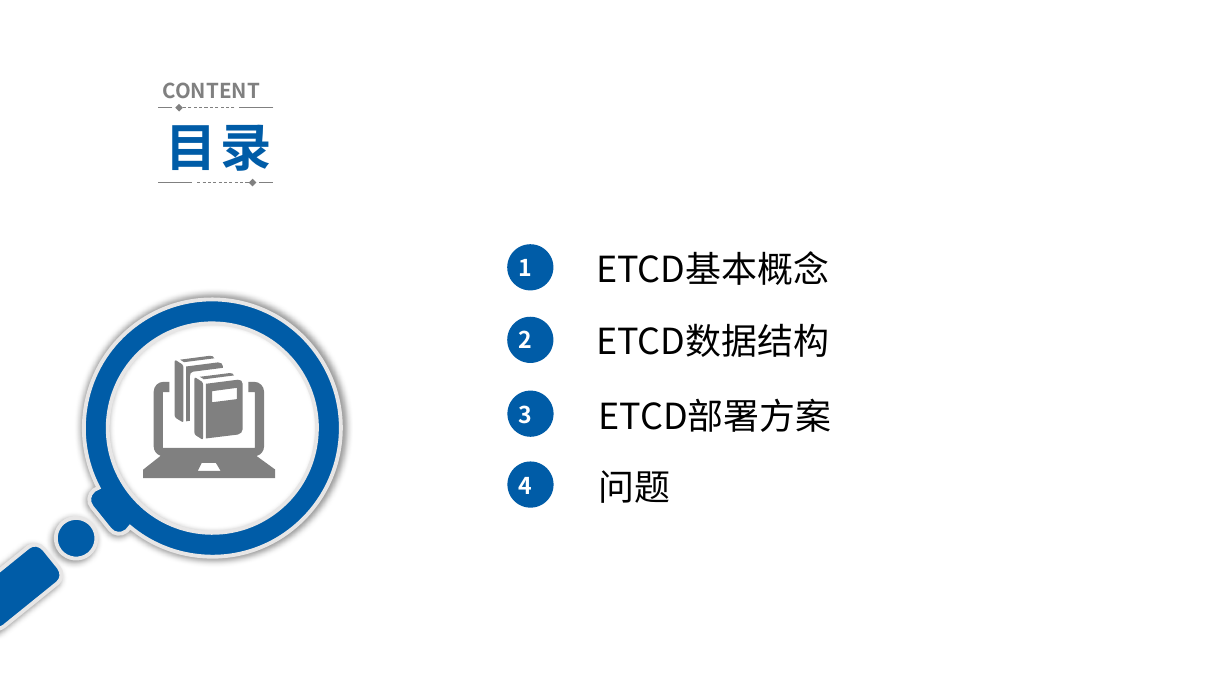
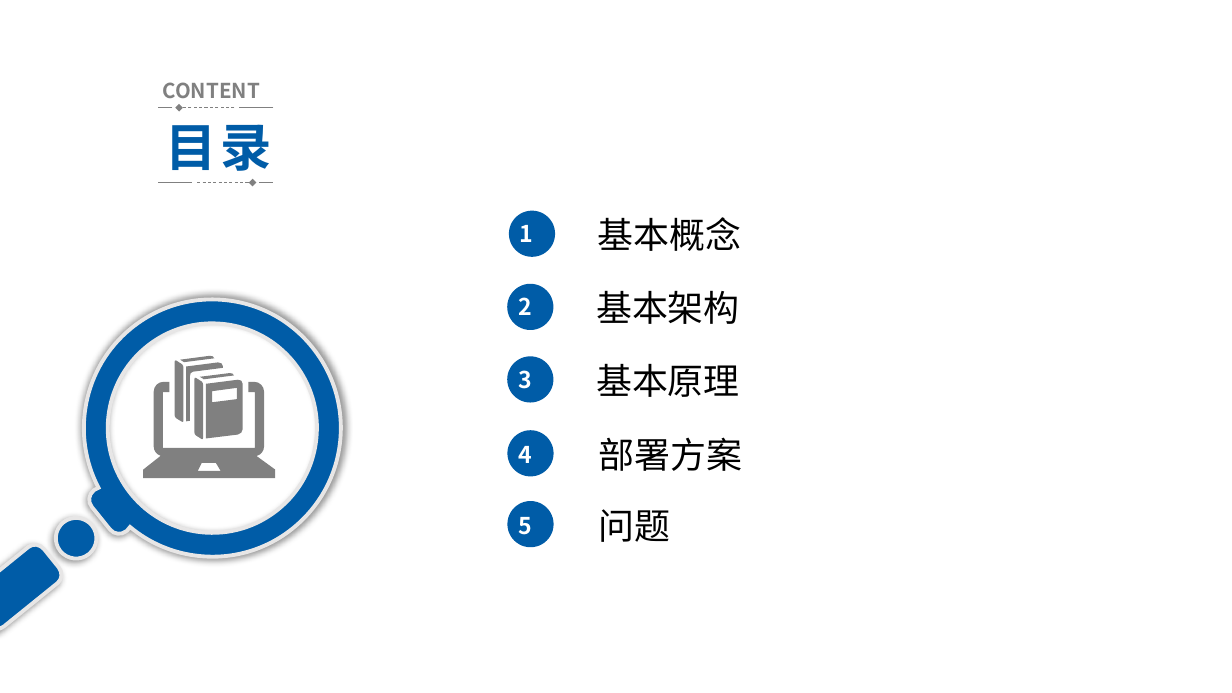
Before and after one commit to HNing109/StudyNotes, a slide deck: slide 2 of Golang_学习笔记/Golang_Web_学习笔记/ETCD_学习笔记/ETCD-调研.pptx. Drawn at 1232x693 pixels with LibreOffice and Linux fonts; fonts in the diff are those of the drawing. Boxes give left, top, right and bottom in pixels: in the first picture for what was removed or moved away, otherwise in the second. Text is boxed around its words. In the diff, an @@ line names an element or a change of style, - is before the commit and + after.

```diff
--- a/Golang_学习笔记/Golang_Web_学习笔记/ETCD_学习笔记/ETCD-调研.pptx
+++ b/Golang_学习笔记/Golang_Web_学习笔记/ETCD_学习笔记/ETCD-调研.pptx
@@ ellipse added at (509, 211, 555, 257), fill #005CA7 @@
@@ text added at (598, 217, 742, 251), 28 pt, text #000000 @@
+基本概念
@@ text at (596, 290, 740, 324): text changed @@
-ETCD基本概念
+基本架构
@@ 3 texts: place and size @@
-3 texts at (518, 259, 532, 424)
+3 texts at (518, 225, 534, 389)
@@ text at (596, 363, 740, 397): text changed @@
-ETCD数据结构
+基本原理
@@ text "4": place and size @@
-text "4" at (518, 477, 532, 494)
+text "4" at (518, 446, 532, 463)
@@ text at (599, 437, 743, 471): text changed @@
-ETCD部署方案
+部署方案
@@ 4 ellipses, 1 text: place and size @@
-4 ellipses, 1 text at (507, 244, 671, 507)
+4 ellipses, 1 text at (507, 284, 671, 547)
@@ text added at (518, 517, 532, 535), 18 pt, text #FFFFFF, bold @@
+5
```
Also in this commit, not shown: 4 other slides changed, 3 slides added, 10 other files.
